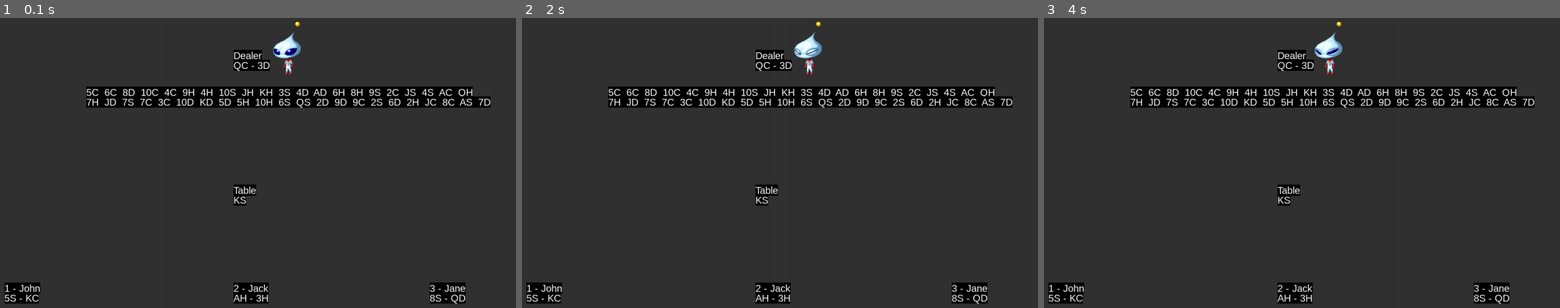
Above: before the commit, frames 1-3 (left to right).
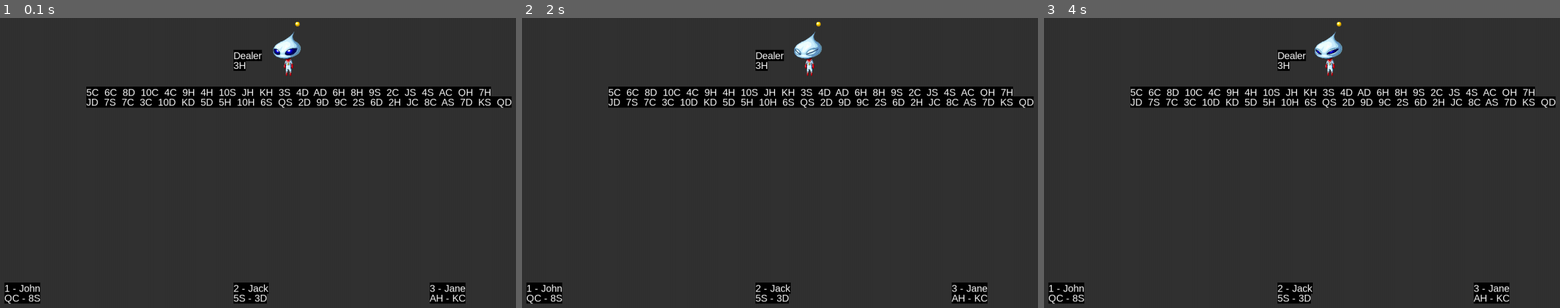
Above: after the commit, the same moments.

Repository: ekoret/blackjack-py
Game: pygame game, started from main.py
Same seed, same stepped clock (60 frames per second), same inputs: the game is played once before the commit and once after it.
Inputs:
- Up to frame 1 (0.1 s): no input
- Up to frame 2 (2 s): no input
- Up to frame 3 (4 s): no input

The runs differ from the first frame. In frame 1, 1.8% of the frame differs, in the area x 0-100%, y 14-99%; in frame 2, 1.8%; in frame 3, 1.8%.

Commit message:
remove table from blackjack

Diff:
--- a/game.py
+++ b/game.py
@@ -117,7 +117,6 @@
     def draw_players(self):
         self.dealer.draw()
 
-        self.table.draw()
         self.table.draw_remaining_cards()
 
         total_players = len(self.players)
@@ -138,9 +137,8 @@
     """Method for dealing the Blackjack game"""
 
     def deal_game(self):
-        # adds cards to players first then table
         for _ in range(self.amount_to_deal):
-            for player in self.players:
+            for player in self.players[1:]:
                 player.add_card(self.deck.deal_card())
 
-        self.table.add_card(self.deck.deal_card())
+        self.dealer.add_card(self.deck.deal_card())
